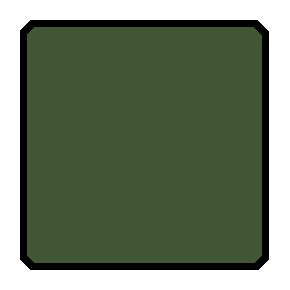
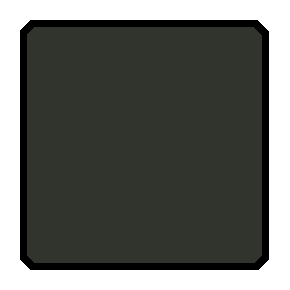
Layer changes from the first w=290, h=290 image to the second:
showed "Layer #4", painted on it over [27, 27, 262, 263]
hid "Layer #5" over [27, 27, 262, 263]
hid "Background" over [27, 27, 262, 263]
